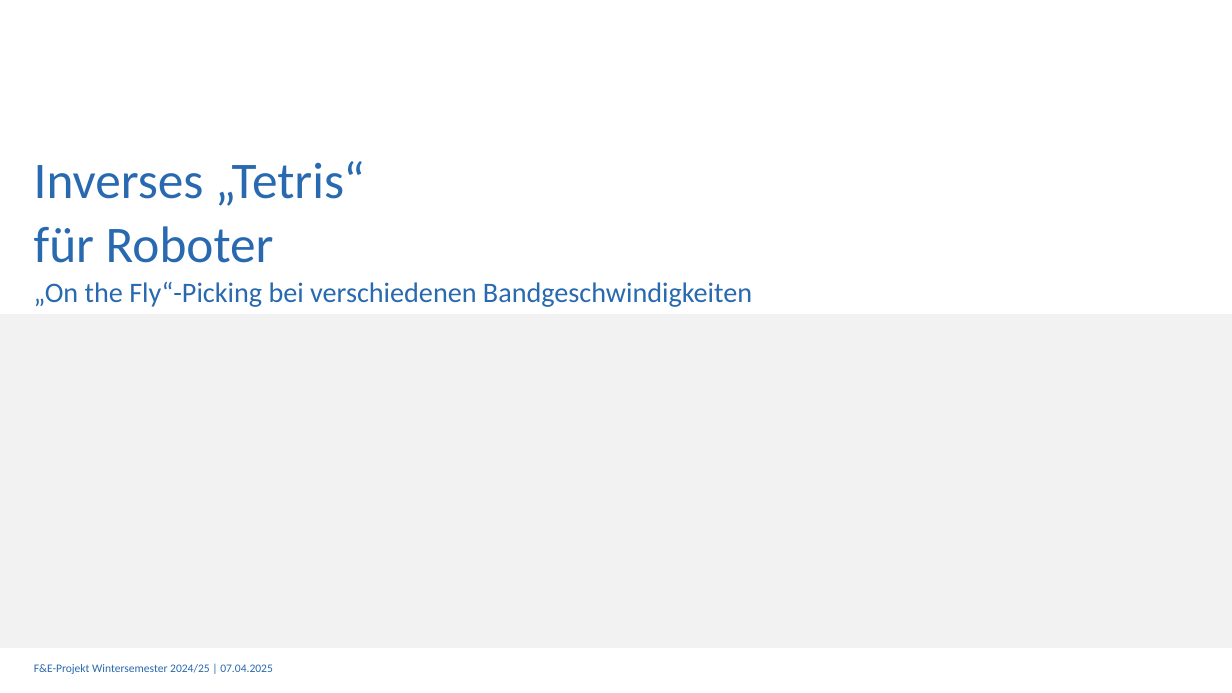
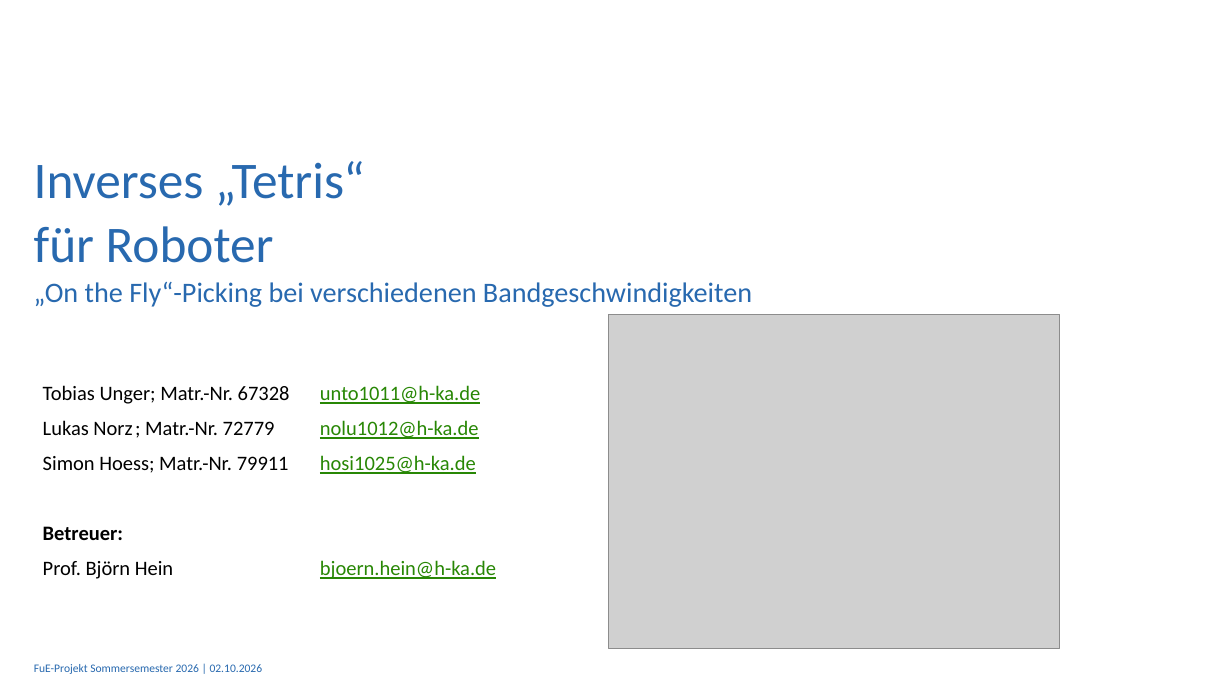
Before and after one commit to Luze212/roboter_tetris, a slide deck: slide 1 of Projektbericht/Presentation/Abschlussprasentation_RoboterTetris_V01.pptx. Drawn at 1232x693 pixels with LibreOffice and Linux fonts; fonts in the diff are those of the drawing; grey boxes stand for pictures; background and template pictures are left out. Boxes give left, top, right and bottom in pixels: in the first picture for what was removed or moved away, otherwise in the second. Text is boxed around its words. In the diff, an @@ line names an element or a change of style, - is before the commit and + after.

```diff
--- a/Projektbericht/Presentation/Abschlussprasentation_RoboterTetris_V01.pptx
+++ b/Projektbericht/Presentation/Abschlussprasentation_RoboterTetris_V01.pptx
@@ text removed at box(0, 314, 1232, 649) @@
-Tobias Unger
-Lukas Norz
-Simon Hoess
-Prof. Björn Hein
@@ picture added at box(609, 314, 1060, 649) @@
@@ text added at box(43, 385, 496, 579), 16 pt, text #000000 @@
+Tobias Unger; Matr.-Nr. 67328 unto1011@h-ka.de
+Lukas Norz ; Matr.-Nr. 72779 nolu1012@h-ka.de
+Simon Hoess; Matr.-Nr. 79911 hosi1025@h-ka.de
+Betreuer:
+Prof. Björn Hein bjoern.hein@h-ka.de
@@ text at box(34, 664, 263, 674): text changed @@
-F&E-Projekt Wintersemester 2024/25 | 07.04.2025
+FuE-Projekt Sommersemester 2026 | 02.10.2026
```
Also in this commit, not shown: 6 other slides changed, 1 slide removed, 3 other files.
